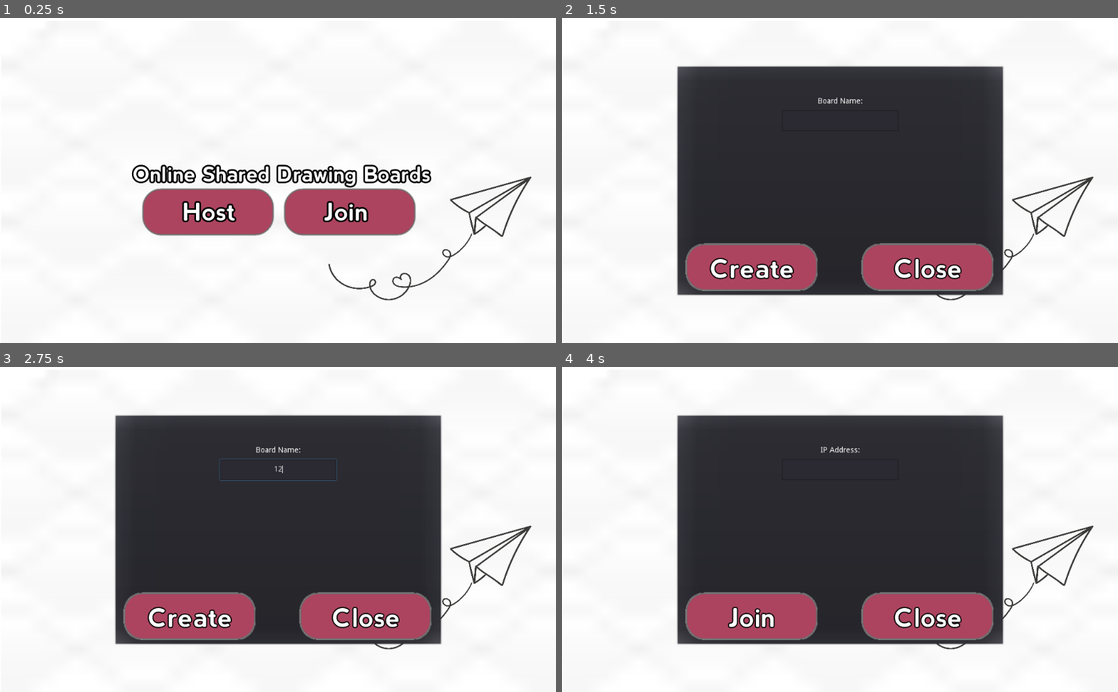
Above: before the commit, frames 1-4 (two rows, left to right).
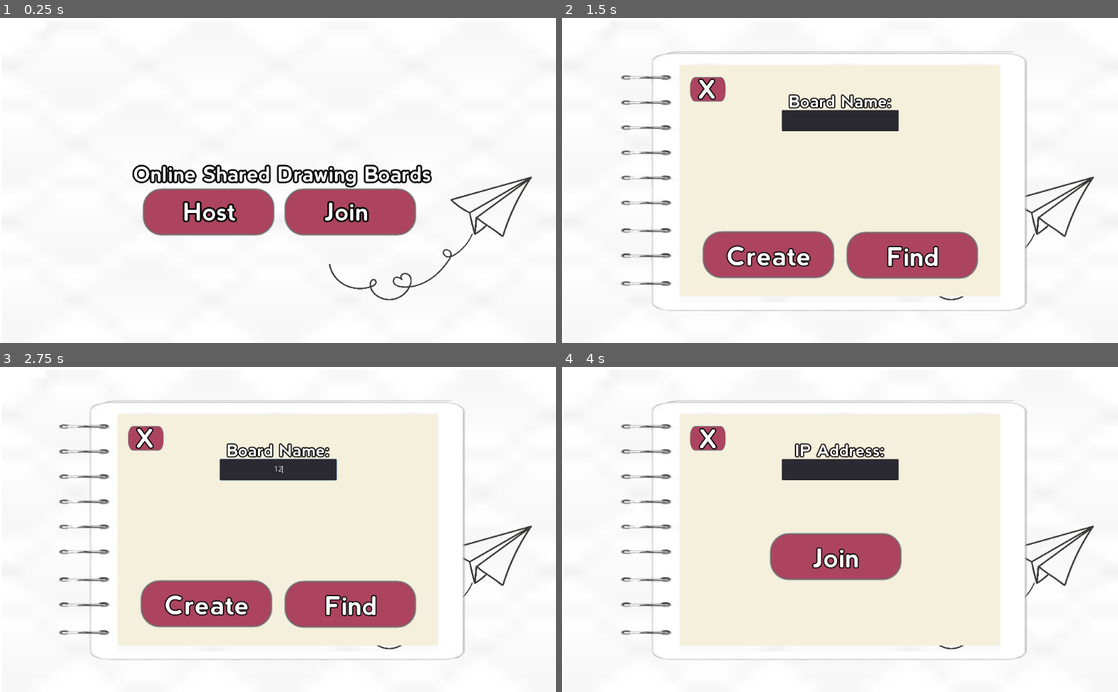
Above: after the commit, the same moments.

Repository: Sketch-Organization/Sketch-
Game: Godot game, scene res://Title.tscn
The game is run twice, just before and just after one commit, with the same random seed, the same clock (stepped at 60 frames per second) and the same inputs.
Inputs (mouse positions are in pixels of both pictures, inside the frame that each line leads up to):
- Up to frame 1 (0.25 s): no input
- Up to frame 2 (1.5 s): tap Enter at 0.5 s; click "Host" at 1.25 s
- Up to frame 3 (2.75 s): click (278, 467) at 2.02 s; type "12" at 2.1 s
- Up to frame 4 (4 s): click "Close" (after the commit: "X") at 2.75 s; click "Join" at 3.5 s

The runs differ from the first frame. In frame 1, 2.3% of the frame differs, in the area x 23-96%, y 45-87%; in frame 2, 40%; in frame 3, 40%; in frame 4, 42%, in the area x 10-96%, y 10-91%.

Commit message:
Updated Pop-Up GUI

Diff:
--- a/SketchProject/Title.tscn
+++ b/SketchProject/Title.tscn
@@ -1,10 +1,11 @@
-[gd_scene load_steps=14 format=2]
+[gd_scene load_steps=17 format=2]
 
 [ext_resource path="res://sketchbutton.PNG" type="Texture" id=1]
 [ext_resource path="res://BerlinRounded-Bold.otf" type="DynamicFontData" id=2]
 [ext_resource path="res://Little days.ttf" type="DynamicFontData" id=3]
 [ext_resource path="res://diamond-eyes.png" type="Texture" id=4]
 [ext_resource path="res://paperairplane.png" type="Texture" id=5]
+[ext_resource path="res://notebookbackground.png" type="Texture" id=6]
 [ext_resource path="res://HostPopup.gd" type="Script" id=7]
 [ext_resource path="res://Title.gd" type="Script" id=8]
 [ext_resource path="res://onhover.PNG" type="Texture" id=9]
@@ -28,15 +29,29 @@
 outline_color = Color( 0, 0, 0, 1 )
 font_data = ExtResource( 2 )
 
+[sub_resource type="DynamicFont" id=5]
+size = 30
+outline_size = 2
+outline_color = Color( 0, 0, 0, 1 )
+font_data = ExtResource( 2 )
+
 [sub_resource type="DynamicFont" id=4]
 size = 48
 outline_size = 2
 outline_color = Color( 0, 0, 0, 1 )
 font_data = ExtResource( 2 )
 
+[sub_resource type="DynamicFont" id=6]
+size = 30
+outline_size = 2
+outline_color = Color( 0.0352941, 0, 0, 1 )
+font_data = ExtResource( 2 )
+
 [node name="MainTitleControl" type="Control"]
 anchor_right = 1.0
 anchor_bottom = 1.0
+margin_left = 1.0
+margin_right = 1.0
 mouse_filter = 1
 script = ExtResource( 8 )
 __meta__ = {
@@ -191,6 +206,14 @@
 "_edit_use_anchors_": false
 }
 
+[node name="ColorRect" type="ColorRect" parent="HostPopup"]
+margin_right = 598.0
+margin_bottom = 427.0
+color = Color( 0.964706, 0.945098, 0.866667, 1 )
+__meta__ = {
+"_edit_use_anchors_": false
+}
+
 [node name="Form" type="Control" parent="HostPopup"]
 anchor_left = 0.5
 anchor_right = 0.5
@@ -203,7 +226,177 @@
 "_edit_use_anchors_": false
 }
 
+[node name="Label" type="Label" parent="HostPopup/Form"]
+anchor_left = 0.5
+anchor_top = 0.3
+anchor_right = 0.5
+anchor_bottom = 0.3
+margin_left = -188.5
+margin_top = -25.0
+margin_right = 188.5
+margin_bottom = 12.0
+mouse_filter = 1
+custom_fonts/font = SubResource( 5 )
+text = "Board Name:"
+align = 1
+__meta__ = {
+"_edit_use_anchors_": false
+}
+
 [node name="LineEdit" type="LineEdit" parent="HostPopup/Form"]
+anchor_left = 0.5
+anchor_top = 0.721
+anchor_right = 0.5
+anchor_bottom = 0.721
+margin_left = -107.5
+margin_top = -19.47
+margin_right = 107.5
+margin_bottom = 19.53
+mouse_default_cursor_shape = 0
+align = 1
+max_length = 20
+__meta__ = {
+"_edit_use_anchors_": false
+}
+
+[node name="CloseButton" type="TextureButton" parent="HostPopup"]
+anchor_left = 1.0
+anchor_top = 1.0
+anchor_right = 1.0
+anchor_bottom = 1.0
+margin_left = -584.0
+margin_top = -409.0
+margin_right = -508.0
+margin_bottom = -354.0
+mouse_default_cursor_shape = 2
+texture_normal = ExtResource( 1 )
+texture_pressed = ExtResource( 10 )
+expand = true
+__meta__ = {
+"_edit_use_anchors_": false
+}
+
+[node name="Label" type="Label" parent="HostPopup/CloseButton"]
+anchor_left = 0.5
+anchor_top = 0.5
+anchor_right = 0.5
+anchor_bottom = 0.5
+margin_left = -21.5
+margin_top = -31.5
+margin_right = 103.5
+margin_bottom = 27.5
+mouse_filter = 1
+custom_fonts/font = SubResource( 4 )
+text = "X"
+valign = 1
+__meta__ = {
+"_edit_use_anchors_": false
+}
+
+[node name="CreateButton" type="TextureButton" parent="HostPopup"]
+anchor_top = 1.0
+anchor_bottom = 1.0
+margin_left = 30.8892
+margin_top = -128.269
+margin_right = 311.889
+margin_bottom = -23.2687
+mouse_default_cursor_shape = 2
+texture_normal = ExtResource( 1 )
+texture_pressed = ExtResource( 10 )
+texture_hover = ExtResource( 9 )
+__meta__ = {
+"_edit_use_anchors_": false
+}
+
+[node name="Label" type="Label" parent="HostPopup/CreateButton"]
+anchor_left = 0.5
+anchor_top = 0.5
+anchor_right = 0.5
+anchor_bottom = 0.5
+margin_left = -77.5
+margin_top = -29.5
+margin_right = 77.5
+margin_bottom = 29.5
+mouse_filter = 1
+custom_fonts/font = SubResource( 4 )
+text = "Create"
+__meta__ = {
+"_edit_use_anchors_": false
+}
+
+[node name="TextureButton" type="TextureButton" parent="HostPopup"]
+margin_left = 296.0
+margin_top = 300.0
+margin_right = 577.0
+margin_bottom = 405.0
+texture_normal = ExtResource( 1 )
+texture_pressed = ExtResource( 10 )
+texture_hover = ExtResource( 9 )
+__meta__ = {
+"_edit_use_anchors_": false
+}
+
+[node name="Label2" type="Label" parent="HostPopup/TextureButton"]
+anchor_left = 0.5
+anchor_top = 0.5
+anchor_right = 0.5
+anchor_bottom = 0.5
+margin_left = -77.5
+margin_top = -29.5
+margin_right = 77.5
+margin_bottom = 29.5
+mouse_filter = 1
+custom_fonts/font = SubResource( 4 )
+text = "Find"
+align = 1
+__meta__ = {
+"_edit_use_anchors_": false
+}
+
+[node name="NotebookBackgroun" type="Sprite" parent="HostPopup"]
+position = Vector2( 289.625, 216.208 )
+scale = Vector2( 1.73712, 0.746335 )
+texture = ExtResource( 6 )
+
+[node name="JoinPopup" type="PopupMenu" parent="."]
+anchor_left = 0.5
+anchor_top = 0.5
+anchor_right = 0.5
+anchor_bottom = 0.5
+margin_left = -302.5
+margin_top = -213.5
+margin_right = 302.5
+margin_bottom = 213.5
+mouse_filter = 1
+popup_exclusive = true
+hide_on_item_selection = false
+hide_on_checkable_item_selection = false
+script = ExtResource( 7 )
+__meta__ = {
+"_edit_use_anchors_": false
+}
+
+[node name="ColorRect2" type="ColorRect" parent="JoinPopup"]
+margin_right = 598.0
+margin_bottom = 427.0
+color = Color( 0.964706, 0.945098, 0.866667, 1 )
+__meta__ = {
+"_edit_use_anchors_": false
+}
+
+[node name="Form" type="Control" parent="JoinPopup"]
+anchor_left = 0.5
+anchor_right = 0.5
+margin_left = -188.5
+margin_top = 52.0
+margin_right = 188.5
+margin_bottom = 122.0
+mouse_filter = 1
+__meta__ = {
+"_edit_use_anchors_": false
+}
+
+[node name="LineEdit" type="LineEdit" parent="JoinPopup/Form"]
 anchor_left = 0.5
 anchor_top = 1.0
 anchor_right = 0.5
@@ -217,24 +410,58 @@
 "_edit_use_anchors_": false
 }
 
-[node name="Label" type="Label" parent="HostPopup/Form"]
-anchor_right = 1.0
-margin_top = 8.0
-margin_bottom = 22.0
-mouse_filter = 1
-text = "Board Name:"
-align = 1
-__meta__ = {
-"_edit_use_anchors_": false
-}
-
-[node name="CloseButton" type="TextureButton" parent="HostPopup"]
+[node name="Label" type="Label" parent="JoinPopup/Form"]
+anchor_right = 1.0
+margin_top = -4.0
+margin_bottom = 33.0
+mouse_filter = 1
+custom_fonts/font = SubResource( 6 )
+text = "IP Address:"
+align = 1
+__meta__ = {
+"_edit_use_anchors_": false
+}
+
+[node name="CloseButton" type="TextureButton" parent="JoinPopup"]
 anchor_left = 1.0
 anchor_top = 1.0
 anchor_right = 1.0
 anchor_bottom = 1.0
-margin_left = -281.0
-margin_top = -105.0
+margin_left = -584.0
+margin_top = -409.0
+margin_right = -508.0
+margin_bottom = -354.0
+mouse_default_cursor_shape = 2
+texture_normal = ExtResource( 1 )
+texture_pressed = ExtResource( 10 )
+expand = true
+__meta__ = {
+"_edit_use_anchors_": false
+}
+
+[node name="Label" type="Label" parent="JoinPopup/CloseButton"]
+anchor_left = 0.5
+anchor_top = 0.5
+anchor_right = 0.5
+anchor_bottom = 0.5
+margin_left = -19.5
+margin_top = -30.5
+margin_right = 105.5
+margin_bottom = 28.5
+mouse_filter = 1
+custom_fonts/font = SubResource( 4 )
+text = "X"
+__meta__ = {
+"_edit_use_anchors_": false
+}
+
+[node name="JoinBoardButton" type="TextureButton" parent="JoinPopup"]
+anchor_top = 1.0
+anchor_bottom = 1.0
+margin_left = 155.0
+margin_top = -215.0
+margin_right = 436.0
+margin_bottom = -110.0
 mouse_default_cursor_shape = 2
 texture_normal = ExtResource( 1 )
 texture_pressed = ExtResource( 10 )
@@ -243,36 +470,7 @@
 "_edit_use_anchors_": false
 }
 
-[node name="Label" type="Label" parent="HostPopup/CloseButton"]
-anchor_left = 0.5
-anchor_top = 0.5
-anchor_right = 0.5
-anchor_bottom = 0.5
-margin_left = -62.5
-margin_top = -29.5
-margin_right = 62.5
-margin_bottom = 29.5
-mouse_filter = 1
-custom_fonts/font = SubResource( 4 )
-text = "Close"
-__meta__ = {
-"_edit_use_anchors_": false
-}
-
-[node name="CreateButton" type="TextureButton" parent="HostPopup"]
-anchor_top = 1.0
-anchor_bottom = 1.0
-margin_top = -105.0
-margin_right = 281.0
-mouse_default_cursor_shape = 2
-texture_normal = ExtResource( 1 )
-texture_pressed = ExtResource( 10 )
-texture_hover = ExtResource( 9 )
-__meta__ = {
-"_edit_use_anchors_": false
-}
-
-[node name="Label" type="Label" parent="HostPopup/CreateButton"]
+[node name="Label" type="Label" parent="JoinPopup/JoinBoardButton"]
 anchor_left = 0.5
 anchor_top = 0.5
 anchor_right = 0.5
@@ -283,126 +481,16 @@
 margin_bottom = 29.5
 mouse_filter = 1
 custom_fonts/font = SubResource( 4 )
-text = "Create"
-__meta__ = {
-"_edit_use_anchors_": false
-}
-
-[node name="JoinPopup" type="PopupMenu" parent="."]
-anchor_left = 0.5
-anchor_top = 0.5
-anchor_right = 0.5
-anchor_bottom = 0.5
-margin_left = -302.5
-margin_top = -213.5
-margin_right = 302.5
-margin_bottom = 213.5
-mouse_filter = 1
-popup_exclusive = true
-hide_on_item_selection = false
-hide_on_checkable_item_selection = false
-script = ExtResource( 7 )
-__meta__ = {
-"_edit_use_anchors_": false
-}
-
-[node name="Form" type="Control" parent="JoinPopup"]
-anchor_left = 0.5
-anchor_right = 0.5
-margin_left = -188.5
-margin_top = 52.0
-margin_right = 188.5
-margin_bottom = 122.0
-mouse_filter = 1
-__meta__ = {
-"_edit_use_anchors_": false
-}
-
-[node name="LineEdit" type="LineEdit" parent="JoinPopup/Form"]
-anchor_left = 0.5
-anchor_top = 1.0
-anchor_right = 0.5
-anchor_bottom = 1.0
-margin_left = -107.5
-margin_top = -39.0
-margin_right = 107.5
-mouse_default_cursor_shape = 0
-align = 1
-__meta__ = {
-"_edit_use_anchors_": false
-}
-
-[node name="Label" type="Label" parent="JoinPopup/Form"]
-anchor_right = 1.0
-margin_top = 8.0
-margin_bottom = 22.0
-mouse_filter = 1
-text = "IP Address:"
-align = 1
-__meta__ = {
-"_edit_use_anchors_": false
-}
-
-[node name="CloseButton" type="TextureButton" parent="JoinPopup"]
-anchor_left = 1.0
-anchor_top = 1.0
-anchor_right = 1.0
-anchor_bottom = 1.0
-margin_left = -281.0
-margin_top = -105.0
-mouse_default_cursor_shape = 2
-texture_normal = ExtResource( 1 )
-texture_pressed = ExtResource( 10 )
-texture_hover = ExtResource( 9 )
-__meta__ = {
-"_edit_use_anchors_": false
-}
-
-[node name="Label" type="Label" parent="JoinPopup/CloseButton"]
-anchor_left = 0.5
-anchor_top = 0.5
-anchor_right = 0.5
-anchor_bottom = 0.5
-margin_left = -62.5
-margin_top = -29.5
-margin_right = 62.5
-margin_bottom = 29.5
-mouse_filter = 1
-custom_fonts/font = SubResource( 4 )
-text = "Close"
-__meta__ = {
-"_edit_use_anchors_": false
-}
-
-[node name="JoinBoardButton" type="TextureButton" parent="JoinPopup"]
-anchor_top = 1.0
-anchor_bottom = 1.0
-margin_top = -105.0
-margin_right = 281.0
-mouse_default_cursor_shape = 2
-texture_normal = ExtResource( 1 )
-texture_pressed = ExtResource( 10 )
-texture_hover = ExtResource( 9 )
-__meta__ = {
-"_edit_use_anchors_": false
-}
-
-[node name="Label" type="Label" parent="JoinPopup/JoinBoardButton"]
-anchor_left = 0.5
-anchor_top = 0.5
-anchor_right = 0.5
-anchor_bottom = 0.5
-margin_left = -77.5
-margin_top = -29.5
-margin_right = 77.5
-margin_bottom = 29.5
-mouse_filter = 1
-custom_fonts/font = SubResource( 4 )
 text = "Join"
 align = 1
 __meta__ = {
 "_edit_use_anchors_": false
 }
+
+[node name="NotebookBackgroun2" type="Sprite" parent="JoinPopup"]
+position = Vector2( 289.625, 216.208 )
+scale = Vector2( 1.73712, 0.746335 )
+texture = ExtResource( 6 )
 [connection signal="pressed" from="Buttons/HostButton" to="." method="_on_HostButton_pressed"]
 [connection signal="pressed" from="Buttons/JoinButton" to="." method="_on_JoinButton_pressed"]
 [connection signal="pressed" from="HostPopup/CloseButton" to="." method="_on_CloseButton_pressed"]
--- a/SketchProject/project.godot
+++ b/SketchProject/project.godot
@@ -17,6 +17,7 @@
 
 config/name="Sketch Project"
 run/main_scene="res://Title.tscn"
+boot_splash/bg_color=Color( 0, 0, 0, 1 )
 config/icon="res://icon.png"
 
 [rendering]
Binary file added: SketchProject/notebookbackground.png
Not shown, changed: SketchProject/notebookbackground.png.import
Binary file removed: SketchProject/sketchbutton2.PNG
Binary file removed: SketchProject/sketchbutton3.PNG
Not shown, removed: SketchProject/sketchbutton3.PNG.import
